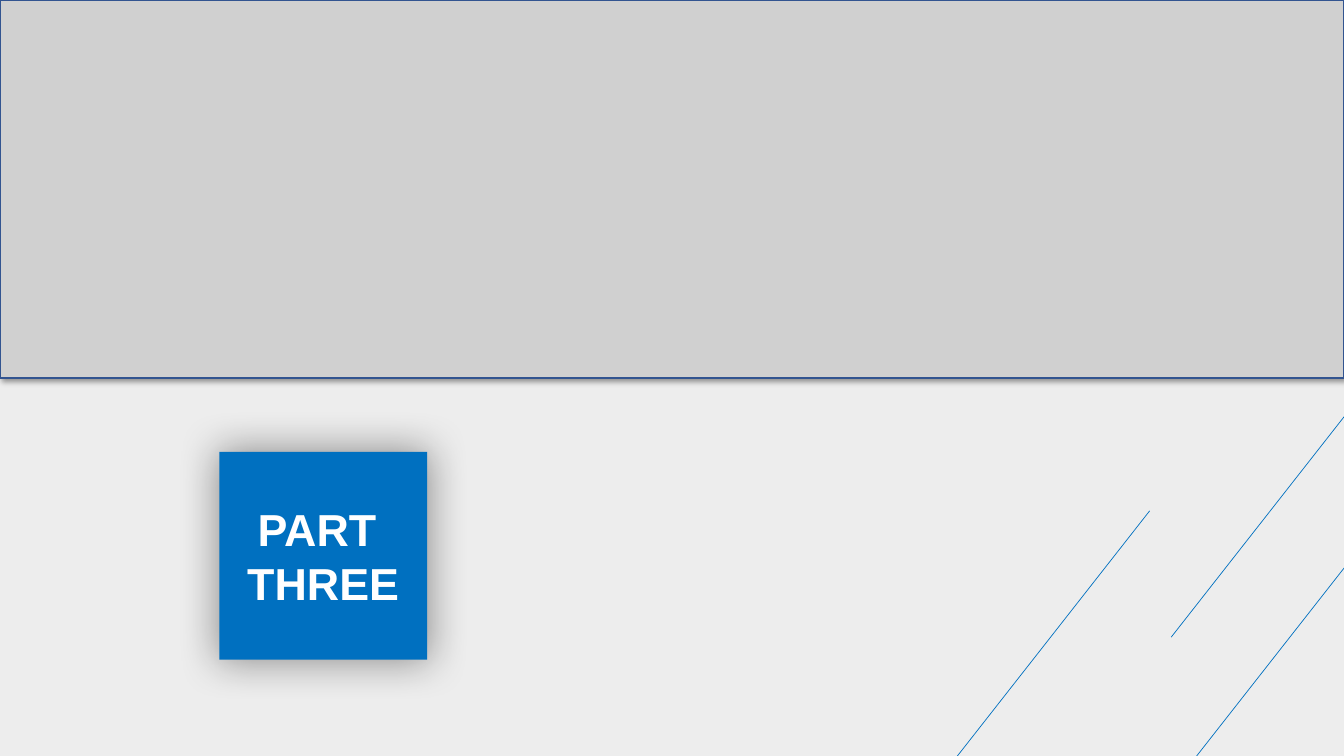
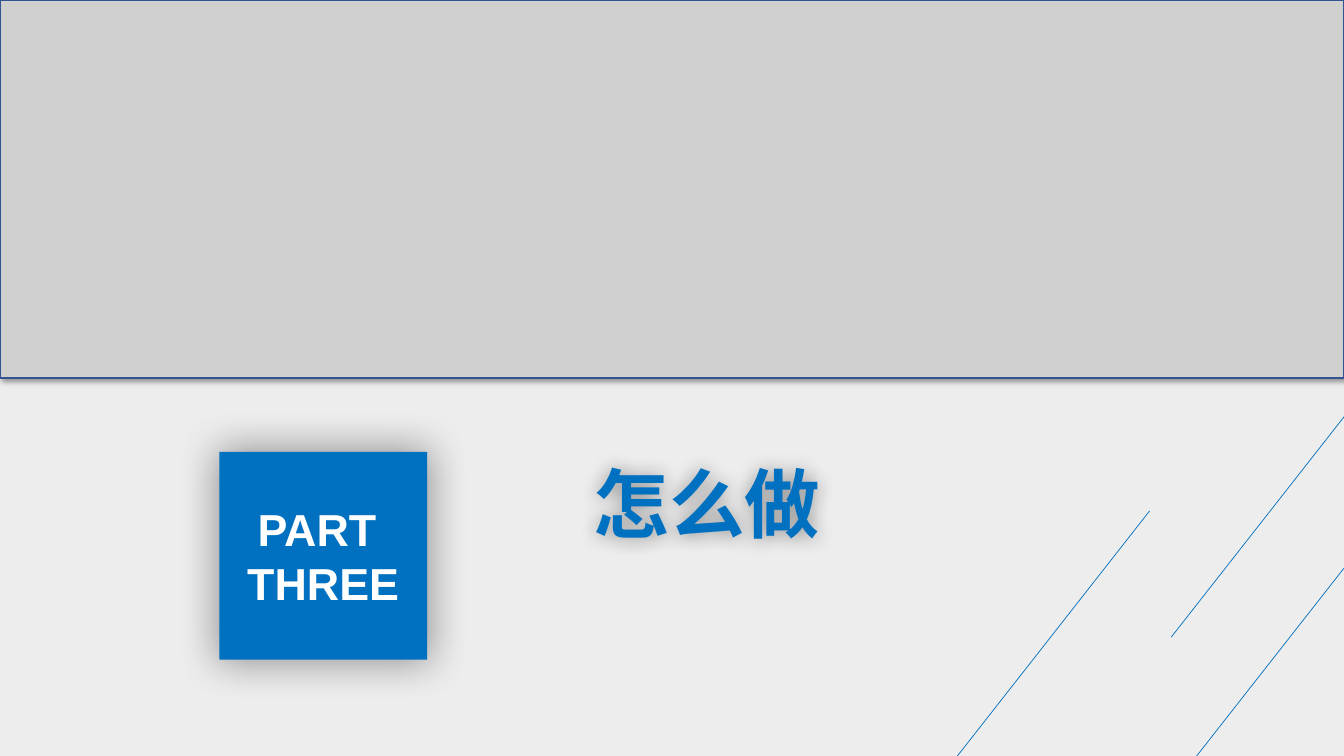
Before and after one commit to 1218lcw/group_21, a slide deck: slide 9 of 第21组-XX项目需求分析答辩PPT.pptx. Drawn at 1344x756 pixels with LibreOffice and Linux fonts; fonts in the diff are those of the drawing; grey boxes stand for pictures. Boxes give left, top, right and bottom in pixels: in the first picture for what was removed or moved away, otherwise in the second. Text is boxed around its words. In the diff, an @@ line names an element or a change of style, - is before the commit and + after.

```diff
--- a/第21组-XX项目需求分析答辩PPT.pptx
+++ b/第21组-XX项目需求分析答辩PPT.pptx
@@ text added at bbox=[593, 467, 820, 539], 54 pt, text #0070C0, bold @@
+怎么做
```
Also in this commit, not shown: 3 other slides changed.
